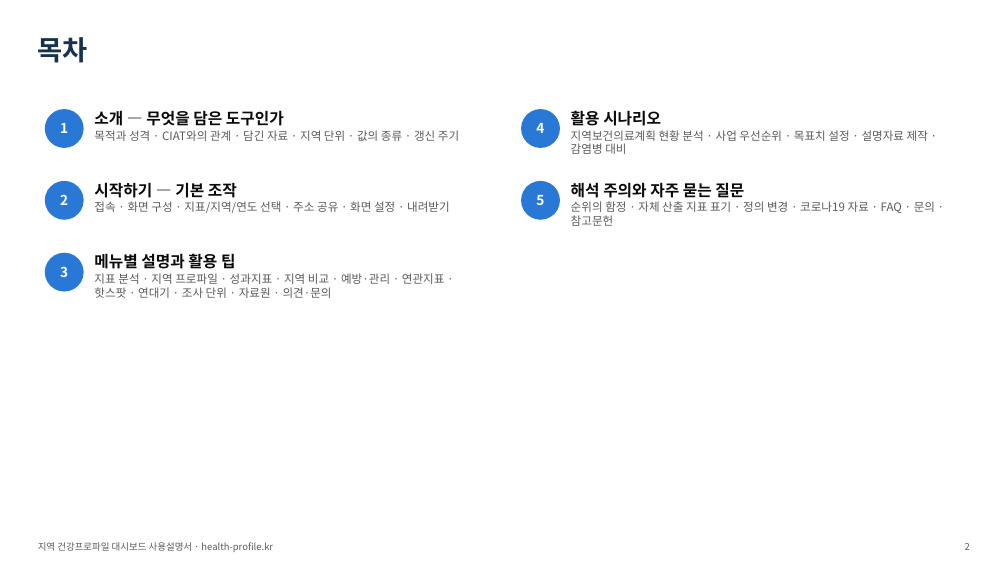
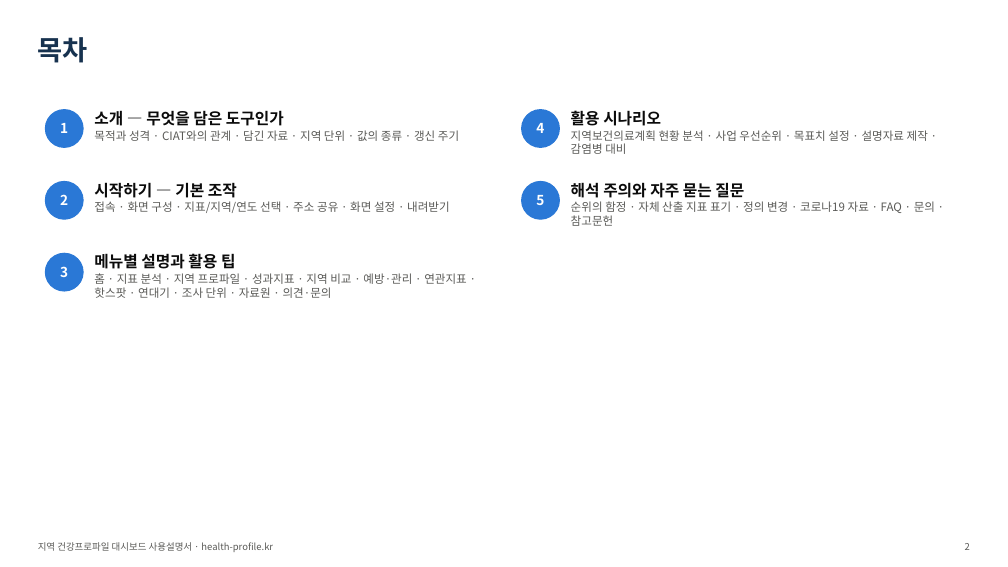
Before and after one commit to soonryu74/soonryu74.github.io, a slide deck: slide 2 of health-dashboard/docs/지역건강프로파일_대시보드_사용설명서_v1.pptx. Drawn at 1008x567 pixels with LibreOffice and Linux fonts; fonts in the diff are those of the drawing. Boxes give left, top, right and bottom in pixels: in the first picture for what was removed or moved away, otherwise in the second. Text is boxed around its words. In the diff, an @@ line names an element or a change of style, - is before the commit and + after.

```diff
--- a/health-dashboard/docs/지역건강프로파일_대시보드_사용설명서_v1.pptx
+++ b/health-dashboard/docs/지역건강프로파일_대시보드_사용설명서_v1.pptx
@@ text at [94, 273, 467, 298]: text changed @@
-지표 분석 · 지역 프로파일 · 성과지표 · 지역 비교 · 예방·관리 · 연관지표 · 핫스팟 · 연대기 · 조사 단위 · 자료원 · 의견·문의
+홈 · 지표 분석 · 지역 프로파일 · 성과지표 · 지역 비교 · 예방·관리 · 연관지표 · 핫스팟 · 연대기 · 조사 단위 · 자료원 · 의견·문의
```
Also in this commit, not shown: 45 other slides changed, 1 slide added, 12 other files.
